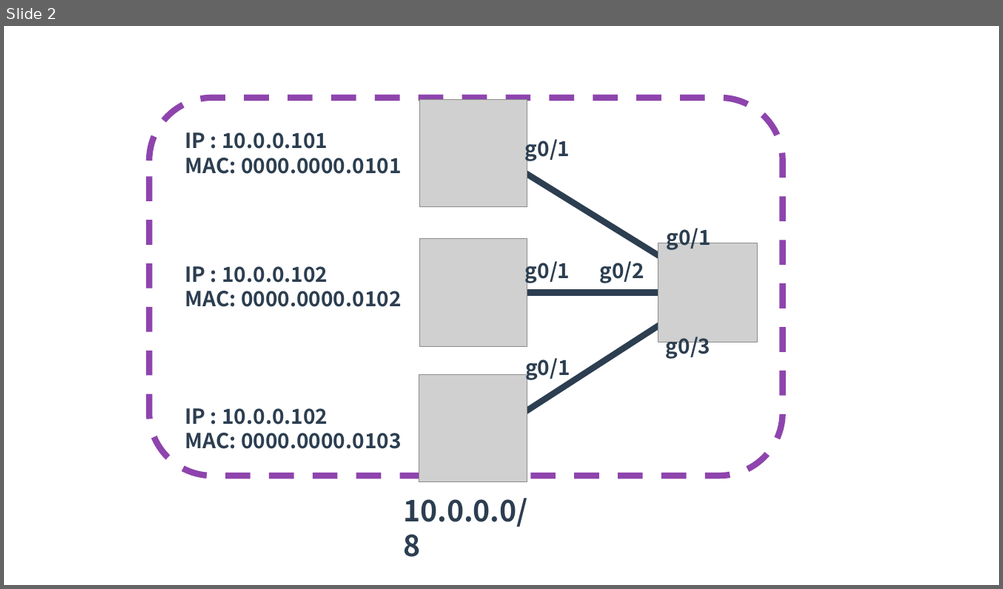
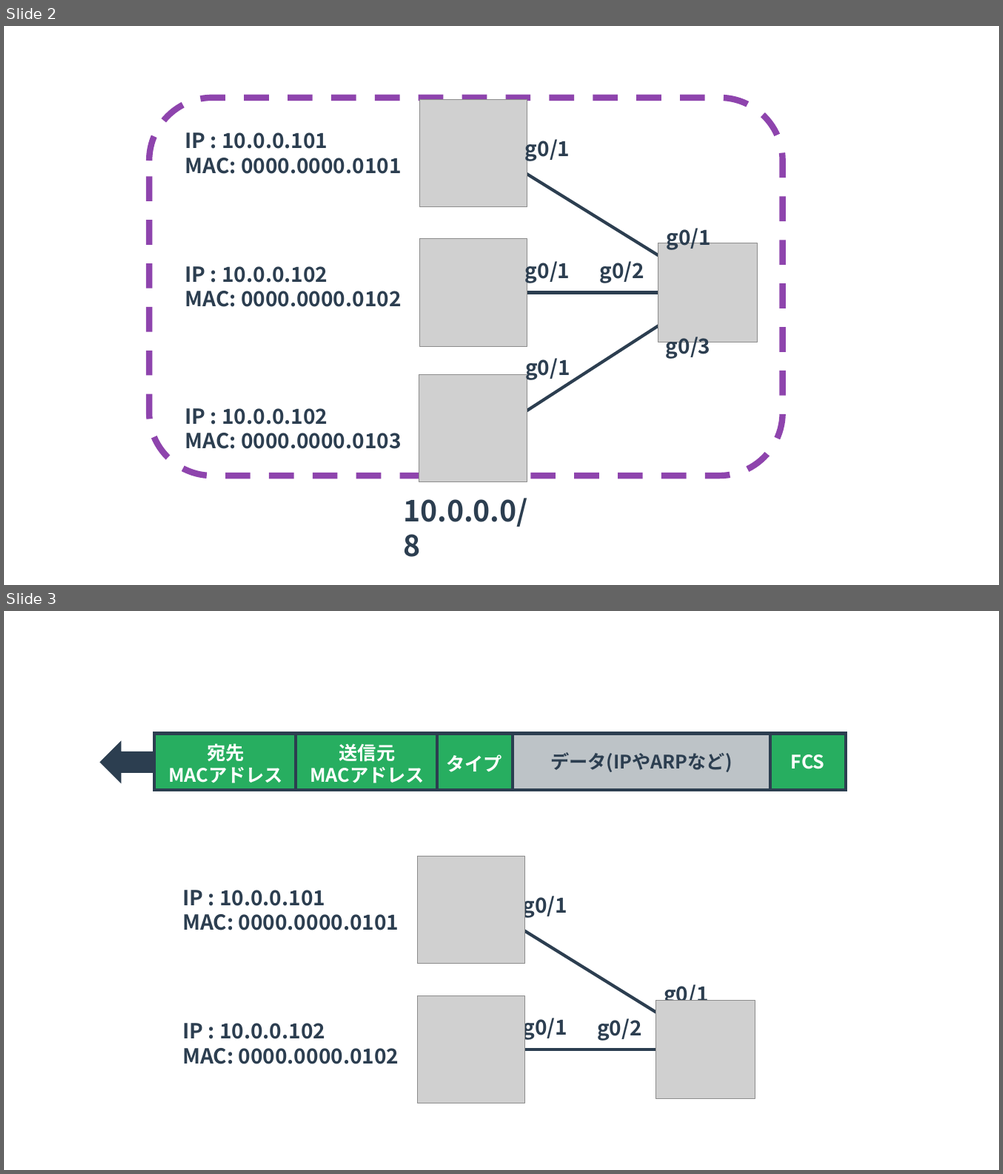
Before and after one commit to yuichi110/www.yuichi.com-network, a slide deck: slides/0025.pptx. Shown one above the other, each under a label of ours: slide 2 before the commit, slides 2 and 3 after it. The pictures are 1003x589 and 1003x1174 pixels, drawn with LibreOffice and Linux fonts; fonts in the diff are those of the drawing; grey boxes stand for pictures. Boxes give left, top, right and bottom in pixels: in the first picture for what was removed or moved away, otherwise in the second. Text is boxed around its words. In the diff, an @@ line names an element or a change of style, - is before the commit and + after.

```diff
--- a/slides/0025.pptx
+++ b/slides/0025.pptx
@@ slide 3 added at bbox=[4, 611, 999, 1170], background #FFFFFF @@
@@ left arrow added at bbox=[99, 741, 186, 784], fill #2C3E50 @@
@@ rectangle added at bbox=[155, 733, 296, 790], fill #27AE60, outline #2C3E50 3 pt @@
@@ text added at bbox=[168, 743, 283, 783], 18 pt, text #FFFFFF, bold @@
+宛先
+MACアドレス
@@ rectangle added at bbox=[296, 733, 438, 790], fill #27AE60, outline #2C3E50 3 pt @@
@@ text added at bbox=[310, 743, 424, 783], 18 pt, text #FFFFFF, bold @@
+送信元
+MACアドレス
@@ rectangle added at bbox=[437, 733, 512, 790], fill #27AE60, outline #2C3E50 3 pt @@
@@ rectangle added at bbox=[513, 733, 770, 790], fill #BDC3C7, outline #2C3E50 3 pt @@
@@ rectangle added at bbox=[770, 733, 845, 790], fill #27AE60, outline #2C3E50 3 pt @@
@@ text added at bbox=[446, 755, 502, 772], 18 pt, text #FFFFFF, bold @@
+タイプ
@@ text added at bbox=[550, 752, 732, 772], 18 pt, text #2C3E50, bold @@
+データ(IPやARPなど)
@@ text added at bbox=[791, 755, 825, 769], 18 pt, text #FFFFFF, bold @@
+FCS
@@ picture added at bbox=[418, 857, 525, 964] @@
@@ text added at bbox=[182, 890, 399, 931], 20 pt, text #2C3E50, bold @@
+IP : 10.0.0.101
+MAC: 0000.0000.0101
@@ text added at bbox=[522, 892, 567, 919], 20 pt, text #2C3E50, bold @@
+g0/1
@@ line added from (483, 906) to (706, 1043), #2C3E50 3 pt @@
@@ text added at bbox=[663, 981, 708, 1001], 20 pt, text #2C3E50, bold @@
+g0/1
@@ picture added at bbox=[418, 996, 525, 1103] @@
@@ picture added at bbox=[656, 1000, 754, 1099] @@
@@ text added at bbox=[182, 1023, 399, 1065], 20 pt, text #2C3E50, bold @@
+IP : 10.0.0.102
+MAC: 0000.0000.0102
@@ text added at bbox=[522, 1014, 567, 1041], 20 pt, text #2C3E50, bold @@
+g0/1
@@ text added at bbox=[597, 1019, 642, 1041], 20 pt, text #2C3E50, bold @@
+g0/2
@@ line added from (479, 1050) to (694, 1050), #2C3E50 3 pt @@
@@ slide 2 changed as well @@
@@ line (485, 148) - (708, 286): stroke #2C3E50 6 pt to #2C3E50 3 pt @@
@@ line (481, 293) - (697, 293): stroke #2C3E50 6 pt to #2C3E50 3 pt @@
@@ line (494, 432) - (694, 304): stroke #2C3E50 6 pt to #2C3E50 3 pt @@
```
Also in this commit, not shown: 3 other slides changed, 1 other file.
